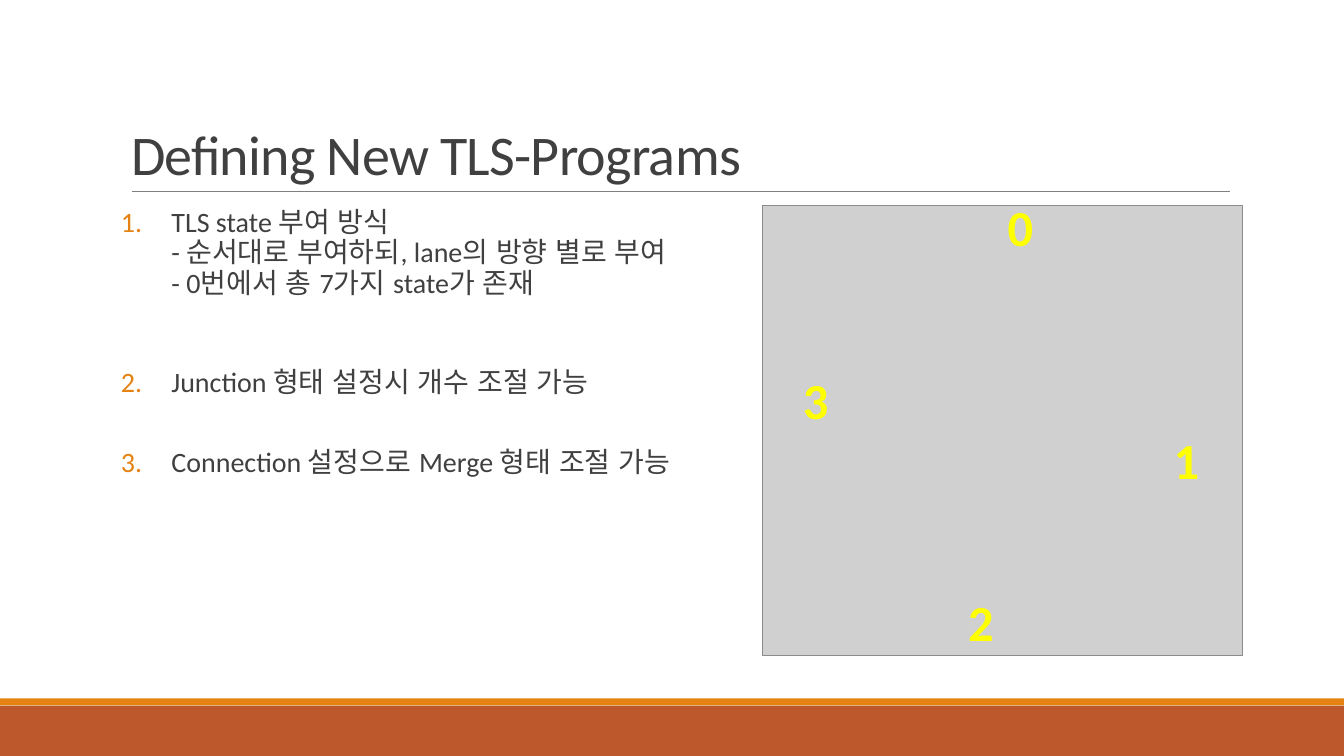
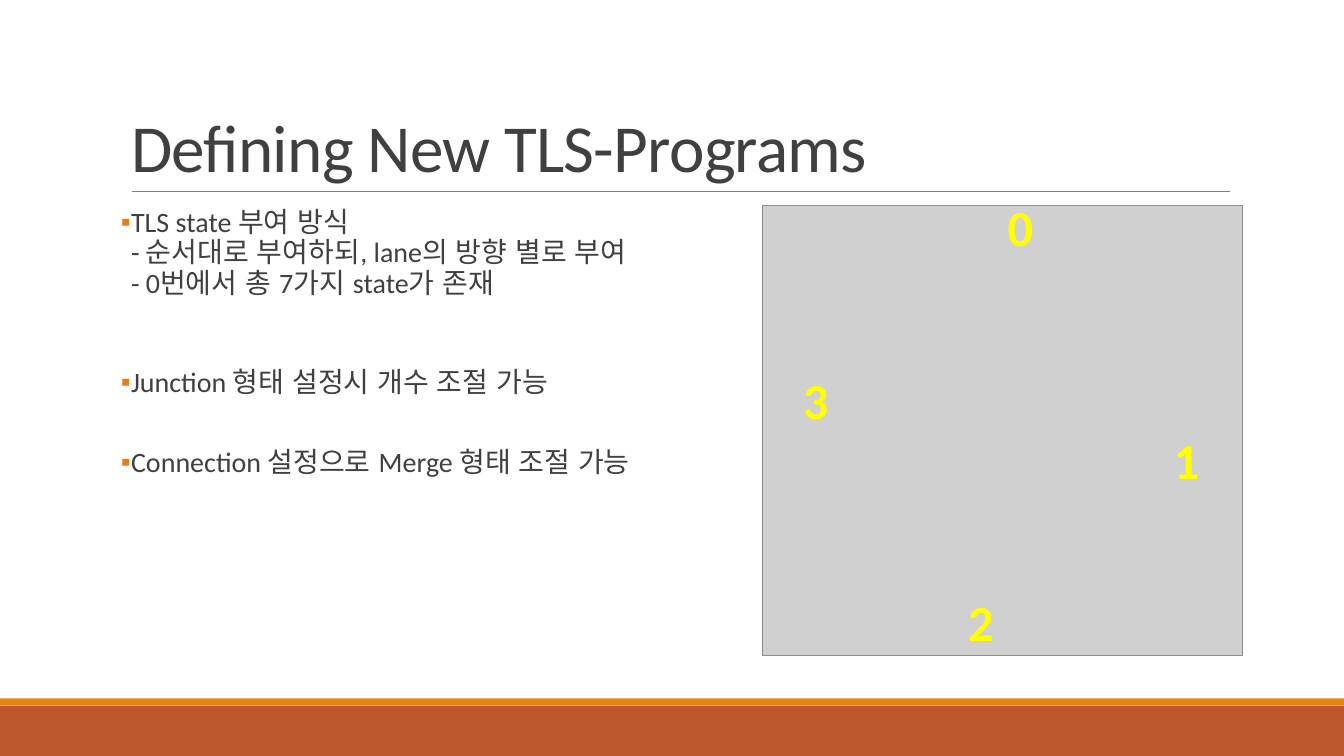
Before and after one commit to 3neutronstar/traffic-optimization_RL, a slide deck: slide 7 of 1st_Seminar(강민수).pptx. Drawn at 1344x756 pixels with LibreOffice and Linux fonts; fonts in the diff are those of the drawing; grey boxes stand for pictures. Boxes give left, top, right and bottom in pixels: in the first picture for what was removed or moved away, otherwise in the second. Text is boxed around its words. In the diff, an @@ line names an element or a change of style, - is before the commit and + after.

```diff
--- a/1st_Seminar(강민수).pptx
+++ b/1st_Seminar(강민수).pptx
@@ title "Defining New TLS-Programs" at (131,125,867,184): size 40 to 48 pt @@
@@ text "TLS state 부여 방식 - ..." at (131,209,630,477): bullet 1. to ▪ @@
```
Also in this commit, not shown: 9 other slides changed, 13 slides added.
